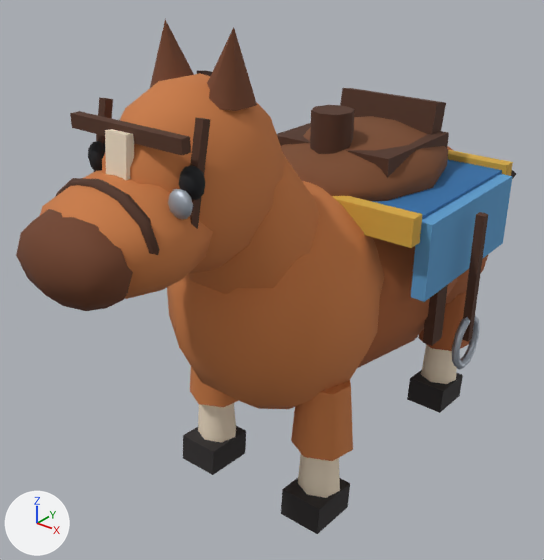
The glTF model models/units/horse.glb, before and after one commit.
The view is the same before and after, from a 50 mm lens placed at (0.672, -1.03, 0.914), pointed at (-0.081, -0.088, 0.33). Every picture has the same lights, and +X, +Y and +Z are marked at lower left. The older version comes first. Where no turn or scale is listed for an object, it has been applied to the vertices.

In view in the first picture: 'Barrel', 'Chest', 'FrontRightLegUpper', 'Head', 'LeatherSaddle', 'Muzzle', 'Neck', 'SaddleBlanket', 'SaddleBlanketFrontTrim', 'SaddleBlanketSideRight', 'SaddleCantle', 'SaddlePommel', 'SaddleSeat', 'SoftNose', 'StirrupLeatherRight' and 23 more.
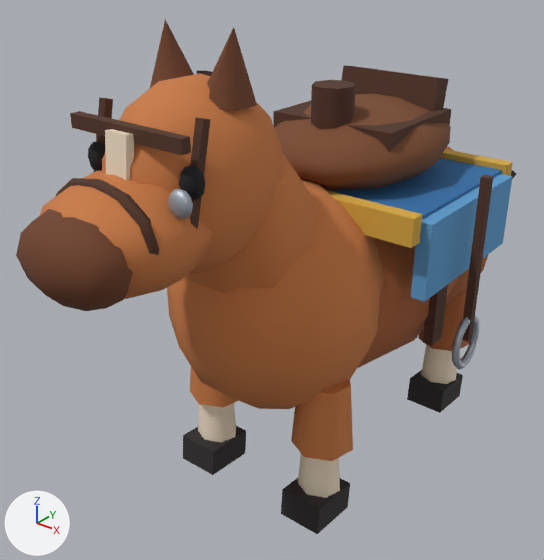
Commit message: fix: raise horse saddle above back

Boxes [x1, y1, x2, y2] around the edits, measured in the pictures (544 x 560 px):
```json
{"object": "LeatherSaddle", "change": "moved", "before": [281, 116, 448, 201], "after": [275, 94, 451, 191]}
{"object": "SaddleCantle", "change": "moved", "before": [340, 88, 446, 134], "after": [342, 65, 448, 111]}
{"object": "SaddleSeat", "change": "moved", "before": [277, 123, 449, 178], "after": [273, 101, 451, 152]}
{"object": "SaddlePommel", "change": "moved", "before": [310, 105, 355, 154], "after": [311, 80, 356, 129]}
{"object": "StirrupLeatherRight", "change": "moved, rescaled", "before": [462, 212, 488, 341], "after": [462, 175, 493, 341], "on screen": "19% wider, 28% taller"}
```

Edits to the scene script, one JSON object a line:
```json
{"op": "set", "path": "ob_leathersaddle.location", "old": "(0.0, 0.045, 0.529)", "new": "(0.0, 0.045, 0.569)"}
{"op": "set", "path": "ob_saddleseat.location", "old": "(0.0, 0.055, 0.55)", "new": "(0.0, 0.055, 0.59)"}
{"op": "set", "path": "ob_saddlepommel.location", "old": "(0.0, -0.035, 0.594)", "new": "(0.0, -0.035, 0.634)"}
{"op": "set", "path": "ob_saddlecantle.location", "old": "(0.0, 0.145, 0.585)", "new": "(0.0, 0.145, 0.625)"}
{"op": "set", "path": "ob_stirrupleatherright.location", "old": "(0.245, 0.02, 0.385)", "new": "(0.245, 0.02, 0.415)"}
{"op": "set", "path": "ob_stirrupleatherright.scale", "old": "(0.014, 0.014, 0.22)", "new": "(0.014, 0.014, 0.28)"}
```
